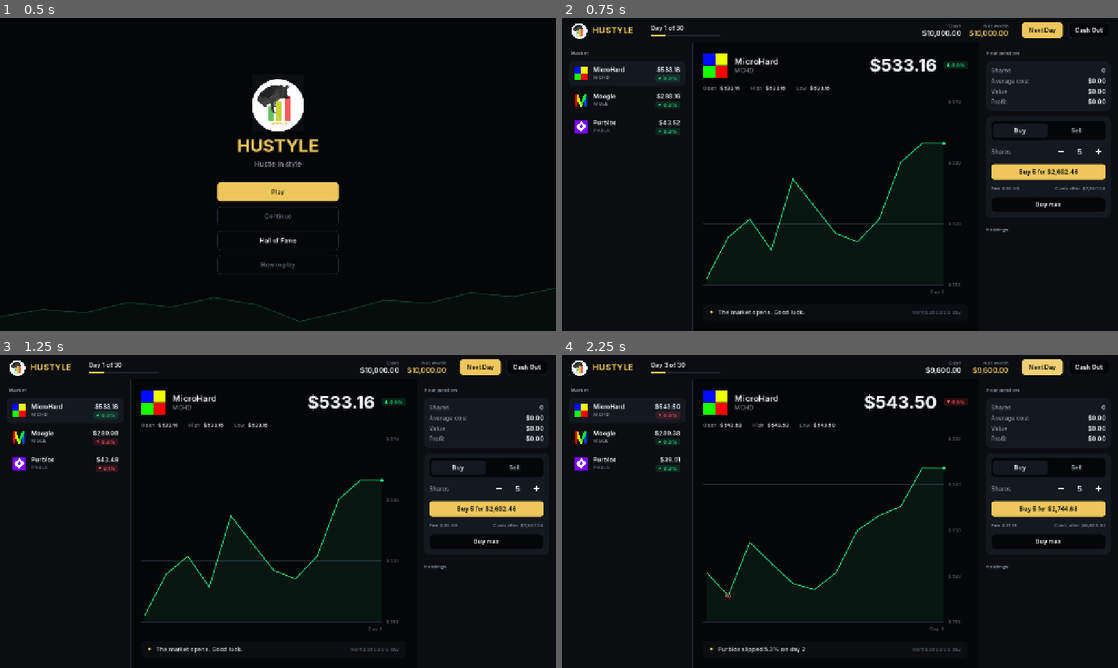
Above: before the commit, frames 1-4 (two rows, left to right).
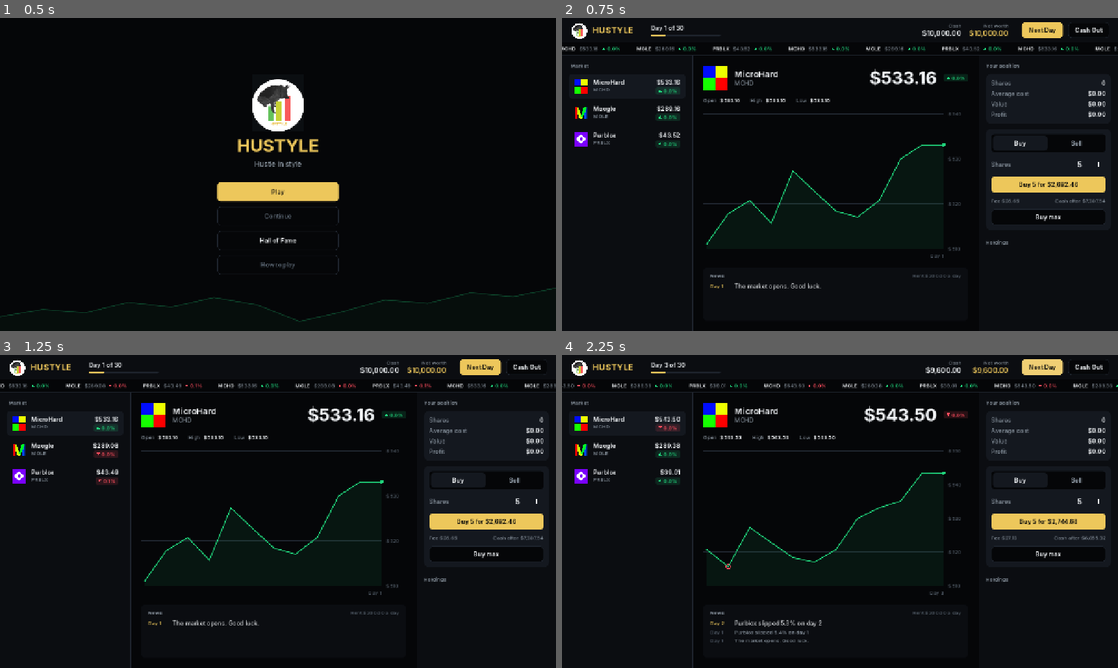
Above: after the commit, the same moments.

Repository: binhnguyeeen/HUSTYLE
Game: Godot game, scene res://scenes/title.tscn
The game is run twice, just before and just after one commit, with the same random seed, the same clock (stepped at 60 frames per second) and the same inputs.
Inputs:
- Up to frame 1 (0.5 s): no input
- Up to frame 2 (0.75 s): click "Play" at 0.5 s
- Up to frame 3 (1.25 s): no input
- Up to frame 4 (2.25 s): click "Next Day" at 1.25 s; click "Next Day" at 2 s

Frame 1 is identical in both runs. In frame 2, 9.3% of the frame differs, in the area x 0-100%, y 7-96%; in frame 3, 9.3%; in frame 4, 9.5%.

Commit message:
Add ticker tape and news feed

Diff:
--- a/scripts/autoload/market.gd
+++ b/scripts/autoload/market.gd
@@ -32,6 +32,7 @@
 ## Crashes and spikes play out inside this part of the day.
 const EVENT_START := 0.25
 const EVENT_END := 0.6
+const FEED_LEN := 20
 
 var stocks: Array[Dictionary] = []
 var prices := {}  # live price
@@ -44,11 +45,13 @@
 var change := {}  # id -> live fraction since today's open
 var recovering := {}  # id -> { "days_left", "per_day", "crash_day" }
 var news := ""
+var feed: Array = []  # newest first, { "day": int, "text": String }
 var rng := RandomNumberGenerator.new()
 
 var _announced := {}
 var _finished := {}
 var _jitter := {}
+var _day := 1
 
 
 func _ready() -> void:
@@ -94,6 +97,7 @@
 	history.clear()
 	change.clear()
 	recovering.clear()
+	feed.clear()
 	for s in stocks:
 		prices[s["id"]] = float(s["base_price"])
 		history[s["id"]] = []
@@ -109,7 +113,8 @@
 			h["price"] = snappedf(h["price"] * k, 0.01)
 		prices[id] = float(s["base_price"])
 	_open_day(1, true)
-	news = "The market opens. Good luck."
+	feed.clear()
+	_say(1, "The market opens. Good luck.")
 	prices_changed.emit()
 
 
@@ -130,7 +135,7 @@
 			shape = smoothstep(EVENT_START, EVENT_END, p)
 			if p >= EVENT_START and not _announced.has(id):
 				_announced[id] = true
-				news = "%s is %s" % [s["name"], "crashing" if events[id] == "crash" else "spiking"]
+				_say(_day, "%s is %s" % [s["name"], "crashing" if events[id] == "crash" else "spiking"])
 		_jitter[id] = _jitter[id] * JITTER_KEEP + randf_range(-1.0, 1.0) * volatility(s) * JITTER
 		var price: float = open[id] * (1.0 + target[id] * shape) * (1.0 + _jitter[id] * sin(PI * p))
 		_set_price(id, price)
@@ -152,6 +157,15 @@
 	return pts
 
 
+func _say(day: int, text: String) -> void:
+	if text == "":
+		return
+	news = text
+	feed.push_front({ "day": day, "text": text })
+	if feed.size() > FEED_LEN:
+		feed.pop_back()
+
+
 func _set_price(id: String, price: float) -> void:
 	prices[id] = maxf(MIN_PRICE, snappedf(price, 0.01))
 	high[id] = maxf(high[id], prices[id])
@@ -161,6 +175,7 @@
 
 ## Plans where each stock ends the day. The move plays out through tick().
 func _open_day(day: int, allow_events: bool) -> void:
+	_day = day
 	events.clear()
 	_announced.clear()
 	_finished.clear()
@@ -210,7 +225,7 @@
 		h.append({ "day": day, "price": prices[id] })
 		while h.size() > HISTORY_LEN - 1:
 			h.pop_front()
-	news = _news_line(day)
+	_say(day, _news_line(day))
 
 
 func _pick_crash_victim() -> String:
@@ -244,7 +259,7 @@
 
 
 func to_dict() -> Dictionary:
-	return { "prices": prices, "history": history, "recovering": recovering, "news": news }
+	return { "prices": prices, "history": history, "recovering": recovering, "news": news, "feed": feed }
 
 
 func from_dict(d: Dictionary, seed_value: int, day: int) -> void:
@@ -256,4 +271,5 @@
 	recovering = d.get("recovering", {})
 	_open_day(day, true)
 	news = str(d.get("news", ""))
-	prices_changed.emit()
+	feed = d.get("feed", [])
+	prices_changed.emit()
--- a/scripts/scenes/trading_floor.gd
+++ b/scripts/scenes/trading_floor.gd
@@ -1,4 +1,6 @@
 extends Control
+
+const NEWS_ROWS := 4
 
 var selected := ""
 var buying := true
@@ -16,7 +18,7 @@
 var head_price: Label
 var head_pill_holder: Control
 var chart: PriceChart
-var news_label: Label
+var news_list: VBoxContainer
 var pos_rows := {}
 var profit_holder: HBoxContainer
 var buy_tab: Button
@@ -68,6 +70,8 @@
 	root.set_anchors_preset(Control.PRESET_FULL_RECT)
 	add_child(root)
 	root.add_child(_top_bar())
+	root.add_child(UI.line(false))
+	root.add_child(TickerTape.new())
 	root.add_child(UI.line(false))
 	var body := UI.box(false)
 	body.size_flags_vertical = Control.SIZE_EXPAND_FILL
@@ -192,17 +196,16 @@
 	chart.size_flags_vertical = Control.SIZE_EXPAND_FILL
 	v.add_child(chart)
 	var news := UI.panel(C.BG_PANEL, C.RADIUS_CONTROL)
-	var nh := UI.box(false, 12)
-	var dot := Panel.new()
-	dot.add_theme_stylebox_override("panel", UI.style(C.ACCENT, 3))
-	dot.custom_minimum_size = Vector2(6, 6)
-	dot.size_flags_vertical = Control.SIZE_SHRINK_CENTER
-	nh.add_child(dot)
-	news_label = UI.label("", 14)
-	nh.add_child(news_label)
+	var nv := UI.box(true, 8)
+	var nh := UI.box(false)
+	nh.add_child(UI.label("News", 12, UI.W.SEMI, C.TEXT2))
 	nh.add_child(UI.spacer())
 	nh.add_child(UI.label("Rent %s a day" % UI.money(Game.RENT), 12, UI.W.REGULAR, C.MUTED))
-	news.add_child(UI.margin(nh, 16, 10, 16, 10))
+	nv.add_child(nh)
+	news_list = UI.box(true, 4)
+	news_list.custom_minimum_size = Vector2(0, NEWS_ROWS * 20 - 4)
+	nv.add_child(news_list)
+	news.add_child(UI.margin(nv, 16, 10, 16, 12))
 	v.add_child(news)
 	return m
 
@@ -311,7 +314,22 @@
 	_refresh_market()
 	_refresh_stock()
 	_refresh_wallet()
-	news_label.text = Market.news
+	_refresh_news()
+
+
+func _refresh_news() -> void:
+	UI.clear(news_list)
+	for i in mini(NEWS_ROWS, Market.feed.size()):
+		var e: Dictionary = Market.feed[i]
+		var row := UI.box(false, 12)
+		var d := UI.label("Day %d" % int(e["day"]), 12, UI.W.REGULAR, C.ACCENT if i == 0 else C.MUTED)
+		d.custom_minimum_size = Vector2(44, 0)
+		row.add_child(d)
+		var t := UI.label(str(e["text"]), 14 if i == 0 else 12, UI.W.REGULAR, C.TEXT if i == 0 else C.TEXT2)
+		t.clip_text = true
+		t.size_flags_horizontal = Control.SIZE_EXPAND_FILL
+		row.add_child(t)
+		news_list.add_child(row)
 
 
 func _refresh_market() -> void:
--- /dev/null
+++ b/scripts/ui/ticker_tape.gd
@@ -0,0 +1,66 @@
+class_name TickerTape
+extends Control
+## Strip of every ticker, price and change, scrolling left.
+
+const HEIGHT := 28
+const SPEED := 40.0
+const GAP := 36.0
+
+var offset := 0.0
+
+
+func _init() -> void:
+	custom_minimum_size = Vector2(0, HEIGHT)
+	clip_contents = true
+	mouse_filter = Control.MOUSE_FILTER_IGNORE
+
+
+func _process(delta: float) -> void:
+	offset += SPEED * delta
+	queue_redraw()
+
+
+func _draw() -> void:
+	if Market.stocks.is_empty():
+		return
+	var semi: Font = UI.FONTS[UI.W.SEMI]
+	var regular: Font = UI.FONTS[UI.W.REGULAR]
+	var base := size.y / 2.0 + 4.0
+	var loop_w := 0.0
+	for s in Market.stocks:
+		loop_w += _item(s, semi, regular, 0.0, base, false)
+	var x := -fmod(offset, loop_w)
+	while x < size.x:
+		for s in Market.stocks:
+			x += _item(s, semi, regular, x, base, true)
+
+
+## Draws one stock at x and returns how wide it is.
+func _item(s: Dictionary, semi: Font, regular: Font, x: float, base: float, paint: bool) -> float:
+	var id: String = s["id"]
+	var ch: float = Market.change.get(id, 0.0)
+	var col := C.UP if ch >= 0 else C.DOWN
+	var parts := [
+		[semi, s["ticker"], C.TEXT, 8.0],
+		[regular, UI.money(Market.prices[id]), C.TEXT2, 8.0],
+	]
+	var w := 0.0
+	for p in parts:
+		if paint:
+			draw_string(p[0], Vector2(x + w, base), p[1], HORIZONTAL_ALIGNMENT_LEFT, -1, 12, p[2])
+		w += p[0].get_string_size(p[1], HORIZONTAL_ALIGNMENT_LEFT, -1, 12).x + p[3]
+	if paint:
+		var cy := size.y / 2.0
+		var tx := x + w
+		var tri: PackedVector2Array
+		if ch >= 0:
+			tri = [Vector2(tx, cy + 3), Vector2(tx + 7, cy + 3), Vector2(tx + 3.5, cy - 3)]
+		else:
+			tri = [Vector2(tx, cy - 3), Vector2(tx + 7, cy - 3), Vector2(tx + 3.5, cy + 3)]
+		draw_colored_polygon(tri, col)
+	w += 11.0
+	var pct := UI.percent(ch)
+	if paint:
+		draw_string(semi, Vector2(x + w, base), pct, HORIZONTAL_ALIGNMENT_LEFT, -1, 12, col)
+	w += semi.get_string_size(pct, HORIZONTAL_ALIGNMENT_LEFT, -1, 12).x + GAP
+	return w
Not shown, added: scripts/ui/ticker_tape.gd.uid
